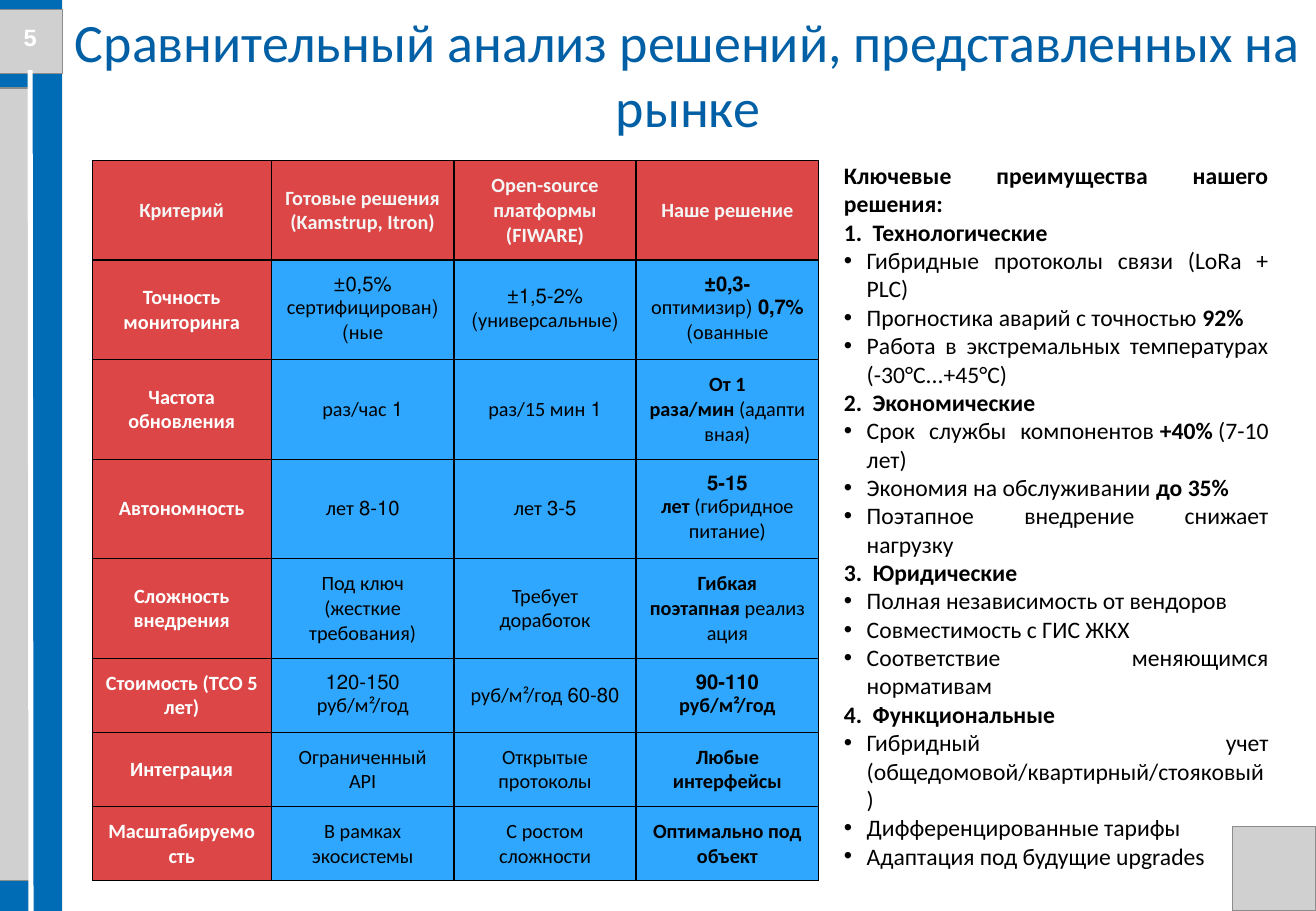
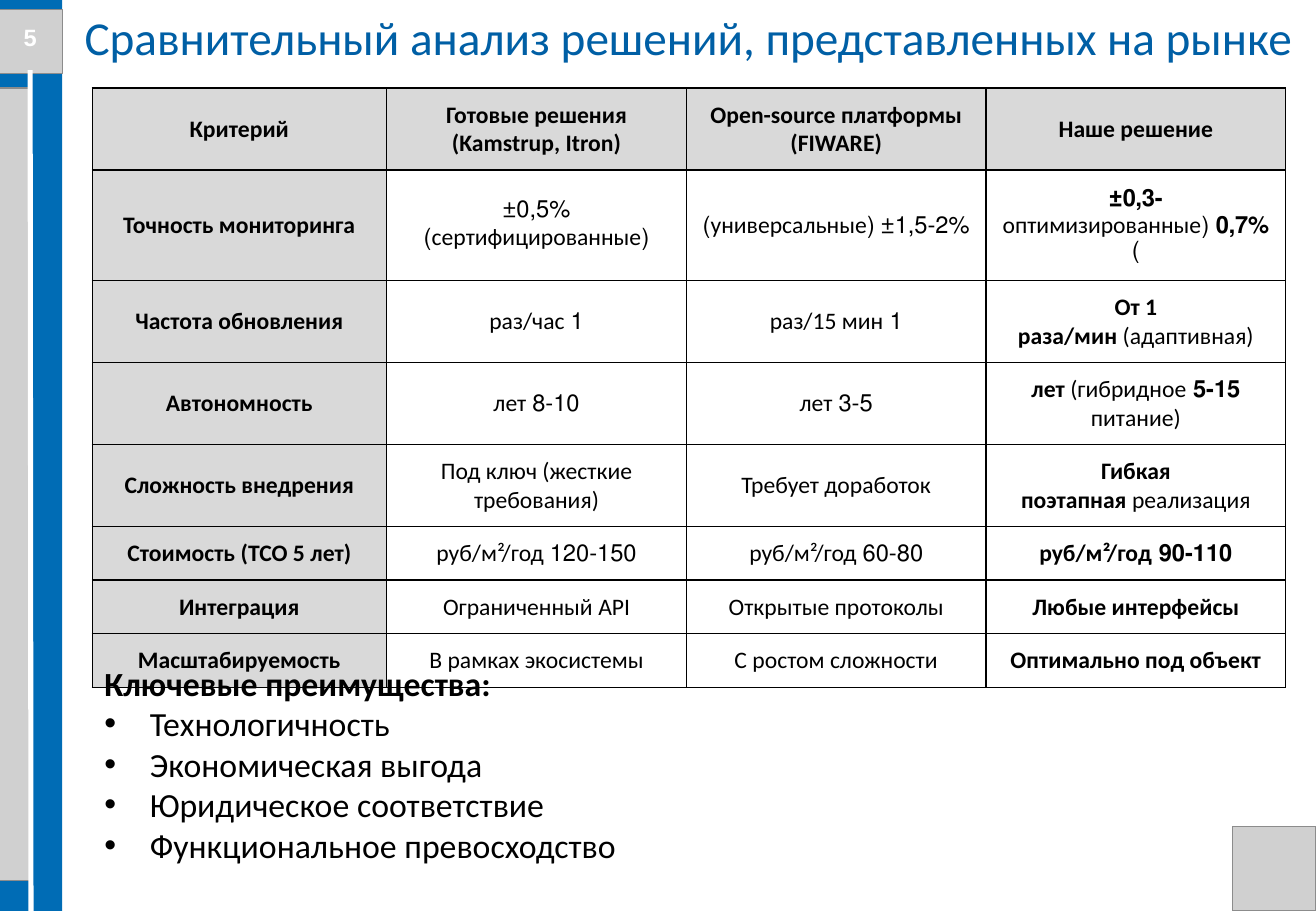
Before and after one commit to Evgenij1234/Diplom-work, a slide deck: slide 5 of Стасик/Презентация диплома Костюк С. В. БПЦ 21-01.pptx. Drawn at 1316x911 pixels with LibreOffice and Linux fonts; fonts in the diff are those of the drawing; grey boxes stand for pictures; background and template pictures are left out. Boxes give left, top, right and bottom in pixels: in the first picture for what was removed or moved away, otherwise in the second. Text is boxed around its words. In the diff, an @@ line names an element or a change of style, - is before the commit and + after.

```diff
--- a/Стасик/Презентация диплома Костюк С. В. БПЦ 21-01.pptx
+++ b/Стасик/Презентация диплома Костюк С. В. БПЦ 21-01.pptx
@@ text "Сравнительный анализ решений, представленных на ..." at (85, 23, 1292, 63): size 32 to 28 pt @@
@@ table at (92, 87, 1287, 676) @@
@@ fill #DC4646 to #D9D9D9 in 11 cells @@
@@ fill #30A7FF to none in 21 cells @@
@@ size 12 to 14 pt @@
@@ text colour #F5F5F5 to #000000 in "Критерий", "Готовые решения (Kamstrup, Itron)", "Open-source платформы (FIWARE)", "Наше решение" @@
@@ text colour #FFFFFF to #000000 in "Точность мониторинга", "Частота обновления", "Автономность", "Сложность внедрения" and 3 more places @@
@@ table: place and size @@
-table at (92, 160, 818, 881)
+table at (92, 87, 1287, 676)
@@ text at (104, 668, 615, 864): text changed; size 14 to 20 pt @@
-Ключевые преимущества нашего решения:
-1. Технологические
-  • Гибридные протоколы связи (LoRa + PLC)
-  • Прогностика аварий с точностью 92%
-  • Работа в экстремальных температурах (-30°C...+45°C)
-2. Экономические
-  • Срок службы компонентов +40% (7-10 лет)
-  • Экономия на обслуживании до 35%
-  • Поэтапное внедрение снижает нагрузку
-3. Юридические
-  • Полная независимость от вендоров
-  • Совместимость с ГИС ЖКХ
-  • Соответствие меняющимся нормативам
-4. Функциональные
-  • Гибридный учет (общедомовой/квартирный/стояковый)
-  • Дифференцированные тарифы
-  • Адаптация под будущие upgrades
+Ключевые преимущества:
+• Технологичность
+• Экономическая выгода
+• Юридическое соответствие
+• Функциональное превосходство
```
Also in this commit, not shown: 14 other slides changed, 3 slides added, 6 other files.
